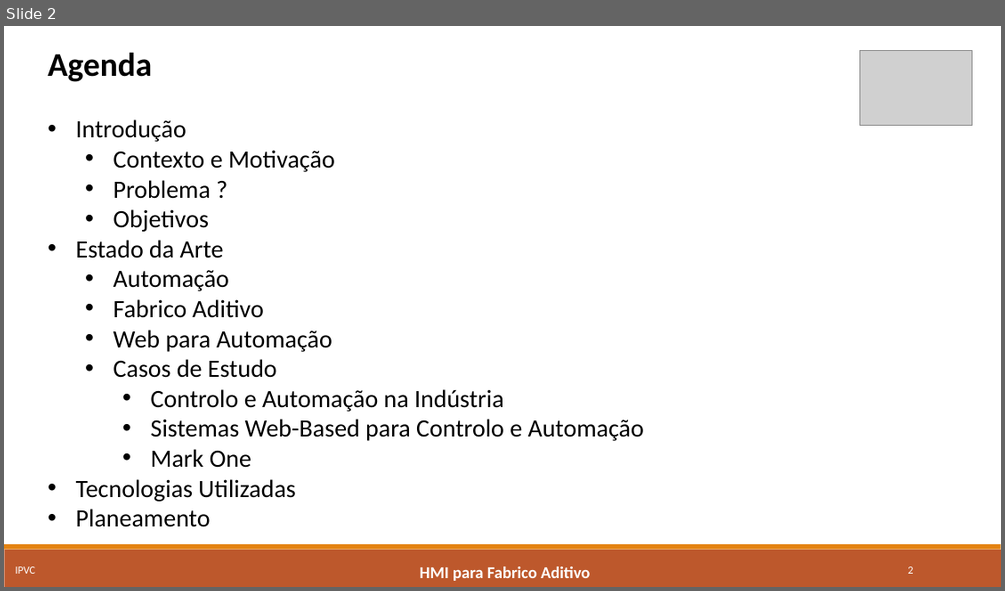
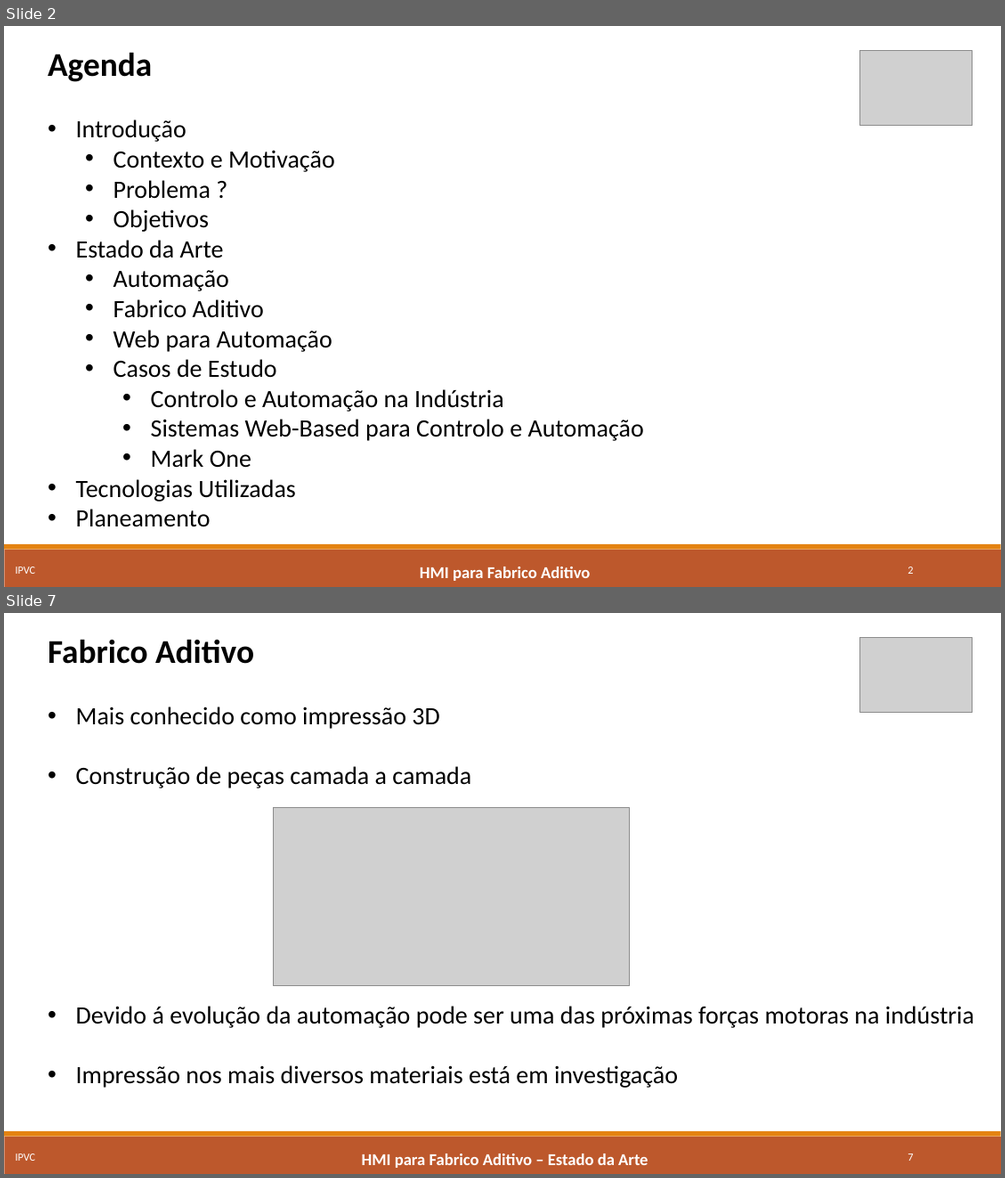
Before and after one commit to marcorlsrodrigues/projeto, a slide deck: Apresentacao Intermedia - Marco Rodrigues.pptx. Shown one above the other, each under a label of ours: slide 2 before the commit, slides 2 and 7 after it; the slides between them are not shown. The pictures are 1005x591 and 1005x1178 pixels, drawn with LibreOffice and Linux fonts; fonts in the diff are those of the drawing; grey boxes stand for pictures. Boxes give left, top, right and bottom in pixels: in the first picture for what was removed or moved away, otherwise in the second. Text is boxed around its words. In the diff, an @@ line names an element or a change of style, - is before the commit and + after.

```diff
--- a/Apresentacao Intermedia - Marco Rodrigues.pptx
+++ b/Apresentacao Intermedia - Marco Rodrigues.pptx
@@ slide 7 added at bbox=[4, 613, 1001, 1174], background #FFFFFF; not listed: 2 template elements that a slide beside it also shows @@
@@ text added at bbox=[48, 639, 974, 1087], 24 pt, text #000000 @@
+Fabrico Aditivo
+• Mais conhecido como impressão 3D
+• Construção de peças camada a camada
+• Devido á evolução da automação pode ser uma das próximas forças motoras na indústria
+• Impressão nos mais diversos materiais está em investigação
@@ picture added at bbox=[860, 638, 972, 713] @@
@@ picture added at bbox=[273, 807, 629, 985] @@
@@ text added at bbox=[16, 1153, 36, 1160], 10.5 pt, text #FFFFFF @@
+IPVC
@@ text added at bbox=[362, 1153, 647, 1167], 16 pt, text #FFFFFF, bold @@
+HMI para Fabrico Aditivo – Estado da Arte
@@ page number added at bbox=[907, 1153, 913, 1160], 10.5 pt, text #FFFFFF @@
+7
```
Also in this commit, not shown: 4 slides changed, 6 other slides added, 7 slides removed, 4 other files.
